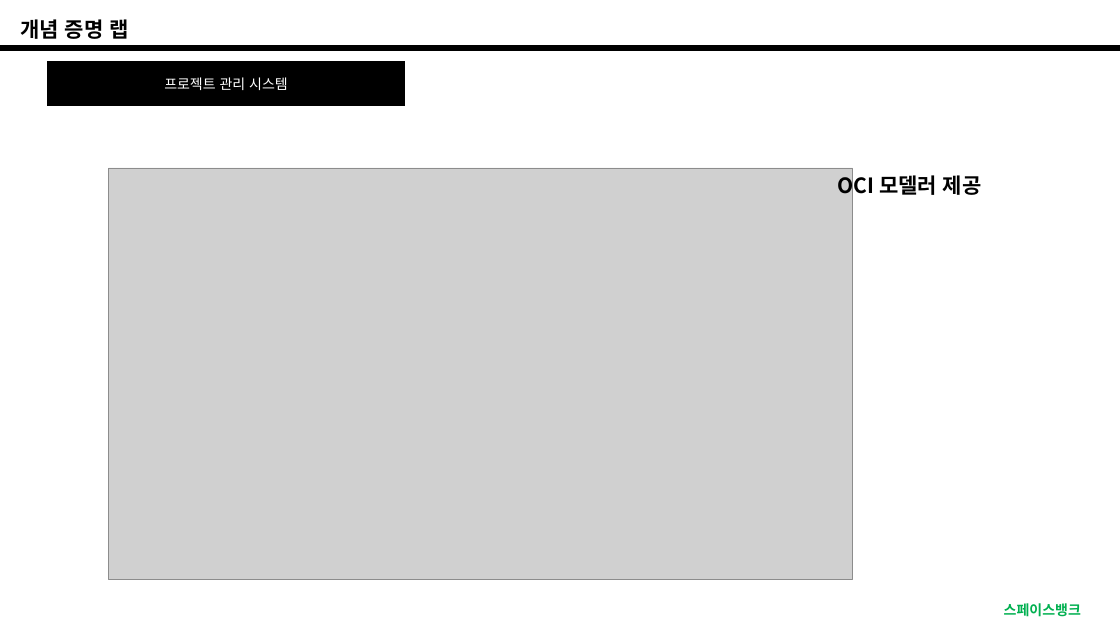
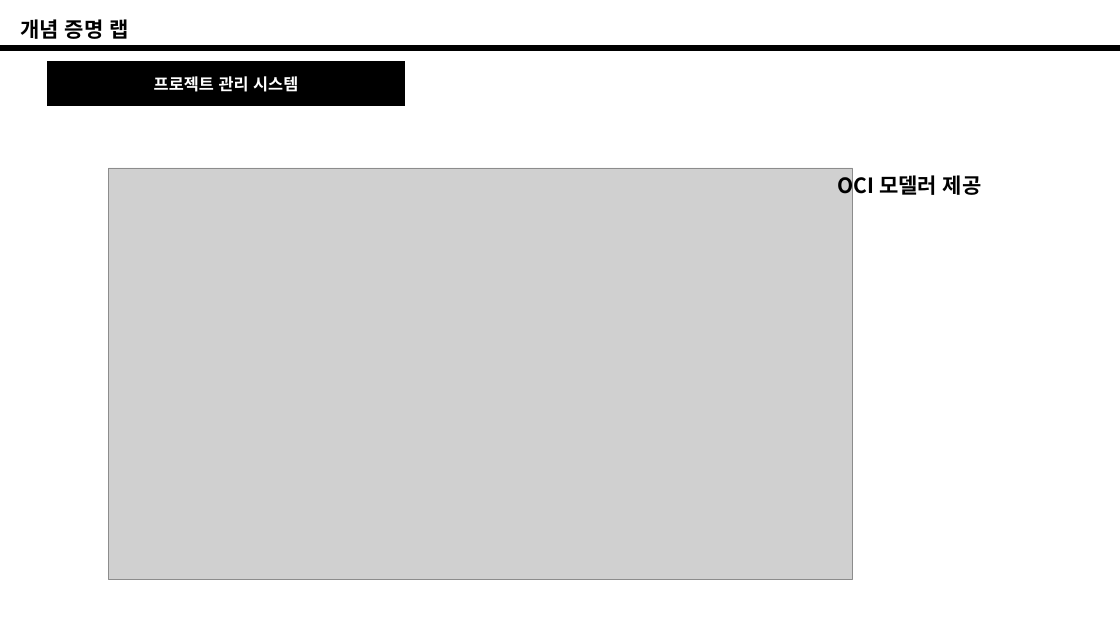
Before and after one commit to kingntop/ap, a slide deck: slide 10 of 3/TTA_교육_과정_3.pptx. Drawn at 1120x630 pixels with LibreOffice and Linux fonts; fonts in the diff are those of the drawing; grey boxes stand for pictures; background and template pictures are left out. Boxes give left, top, right and bottom in pixels: in the first picture for what was removed or moved away, otherwise in the second. Text is boxed around its words. In the diff, an @@ line names an element or a change of style, - is before the commit and + after.

```diff
--- a/3/TTA_교육_과정_3.pptx
+++ b/3/TTA_교육_과정_3.pptx
@@ rectangle "프로젝트 관리 시스템" at [47,61,405,106]: size 12 to 14 pt, bold on @@
@@ text removed at [1004,603,1081,617] @@
-스페이스뱅크
```
Also in this commit, not shown: 10 other slides changed, 1 slide added, 1 slide removed, 4 other files.
